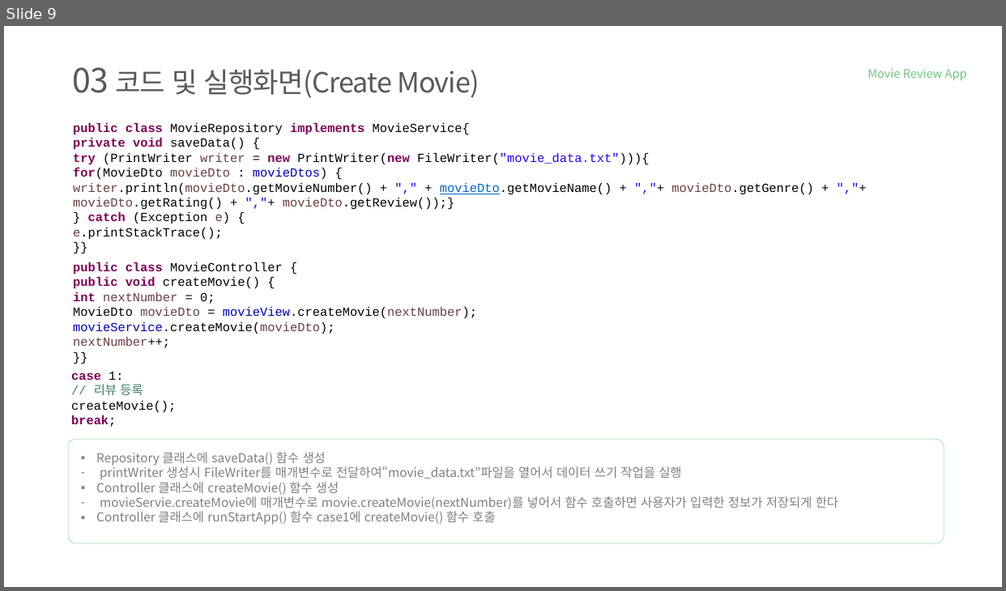
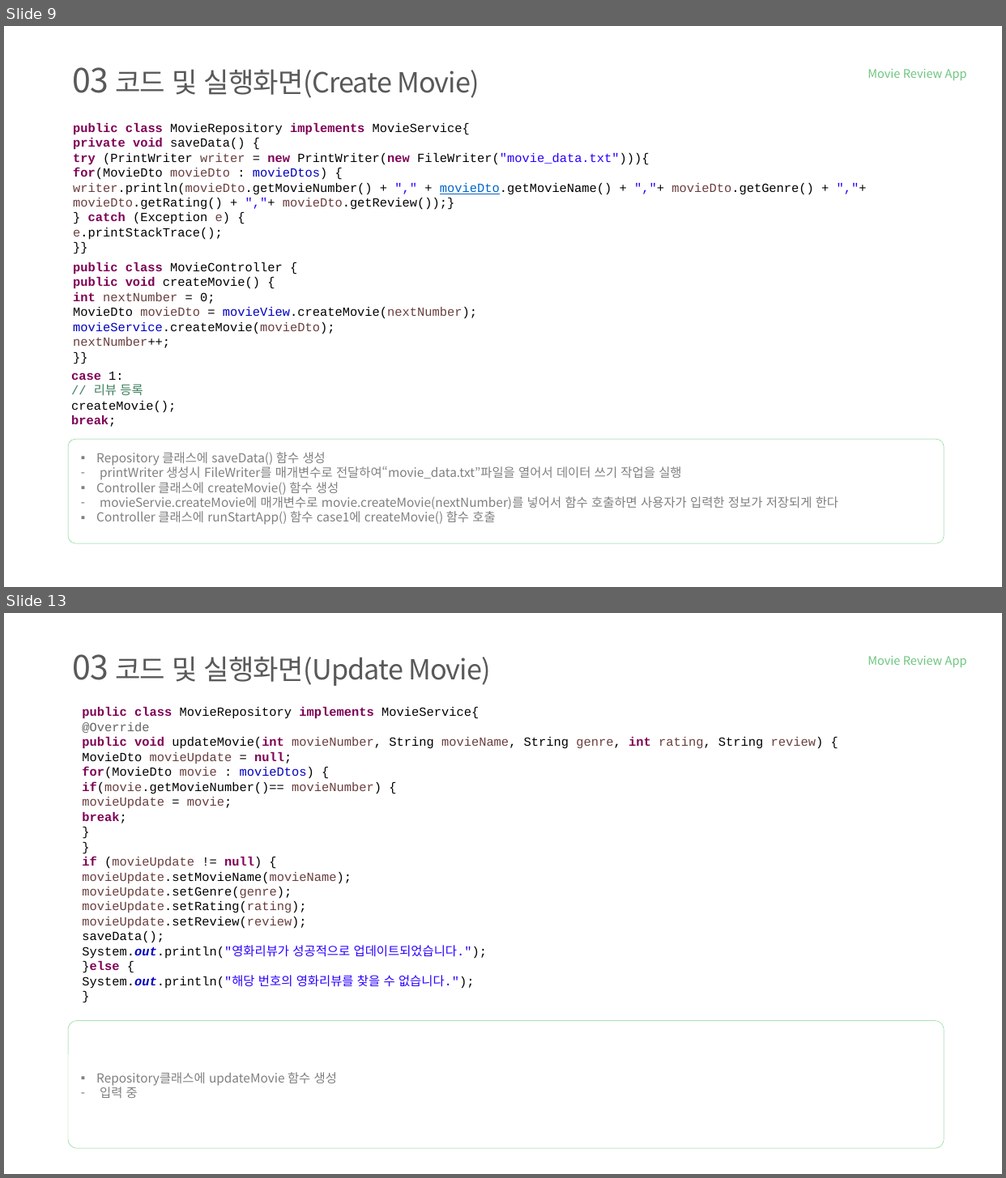
Before and after one commit to tnwjd121/MovieApp, a slide deck: ppt/국비(정보처리기능사)_백수정.pptx. Shown one above the other, each under a label of ours: slide 9 before the commit, slides 9 and 13 after it; the slides between them are not shown. The pictures are 1006x591 and 1006x1178 pixels, drawn with LibreOffice and Linux fonts; fonts in the diff are those of the drawing; background and template pictures are left out. Boxes give left, top, right and bottom in pixels: in the first picture for what was removed or moved away, otherwise in the second. Text is boxed around its words. In the diff, an @@ line names an element or a change of style, - is before the commit and + after.

```diff
--- a/ppt/국비(정보처리기능사)_백수정.pptx
+++ b/ppt/국비(정보처리기능사)_백수정.pptx
@@ slide 13 added at [4,613,1002,1174], background #FFFFFF @@
@@ text added at [72,654,491,686], 40 pt, text #595959 @@
+03 코드 및 실행화면(Update Movie)
@@ text added at [867,656,967,668], 17 pt, text #6EC67F @@
+Movie Review App
@@ text added at [82,707,824,989], 18 pt, text #000000 @@
+public class MovieRepository implements MovieService{
+@Override
+public void updateMovie(int movieNumber, String movieName, String genre, int rating, String review) {
+MovieDto movieUpdate = null;
+for(MovieDto movie : movieDtos) {
+if(movie.getMovieNumber()== movieNumber) {
+movieUpdate = movie;
+break;
+}
+}
+if (movieUpdate != null) {
+movieUpdate.setMovieName(movieName);
+movieUpdate.setGenre(genre);
+movieUpdate.setRating(rating);
+movieUpdate.setReview(review);
+saveData();
+System.out.println("영화리뷰가 성공적으로 업데이트되었습니다.");
+}else {
+System.out.println("해당 번호의 영화리뷰를 찾을 수 없습니다.");
+}
@@ rounded rectangle added at [68,1021,944,1149], outline #75D387 0.5 pt @@
@@ text added at [96,1072,337,1098], 18 pt, text #808080 @@
+▪ Repository클래스에 updateMovie 함수 생성
+– 입력 중
```
Also in this commit, not shown: 1 slide changed, 2 other slides added.
